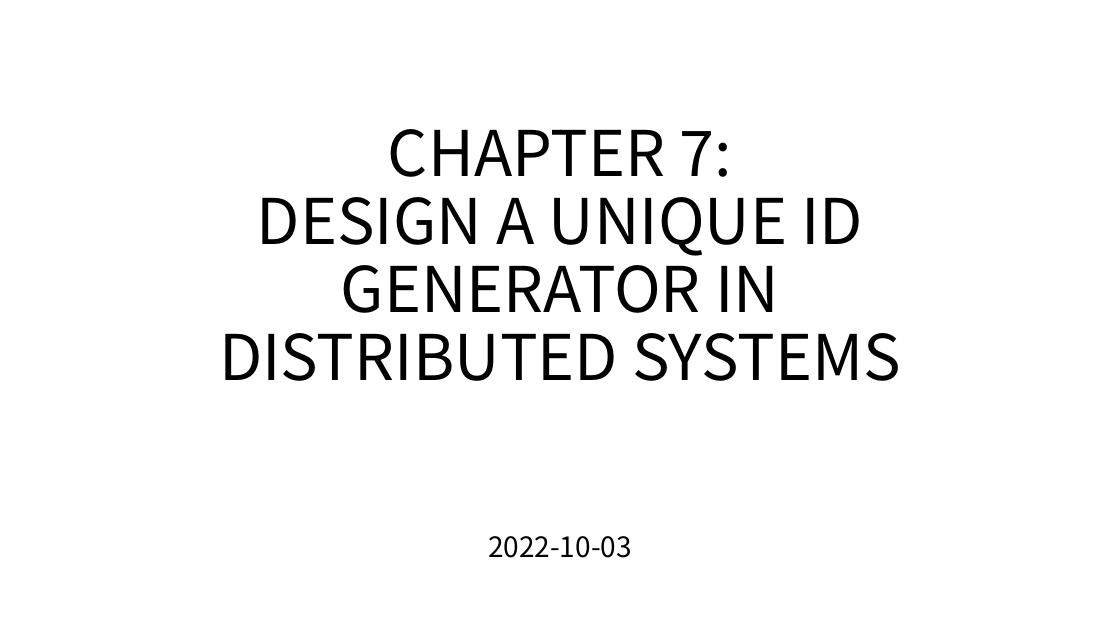
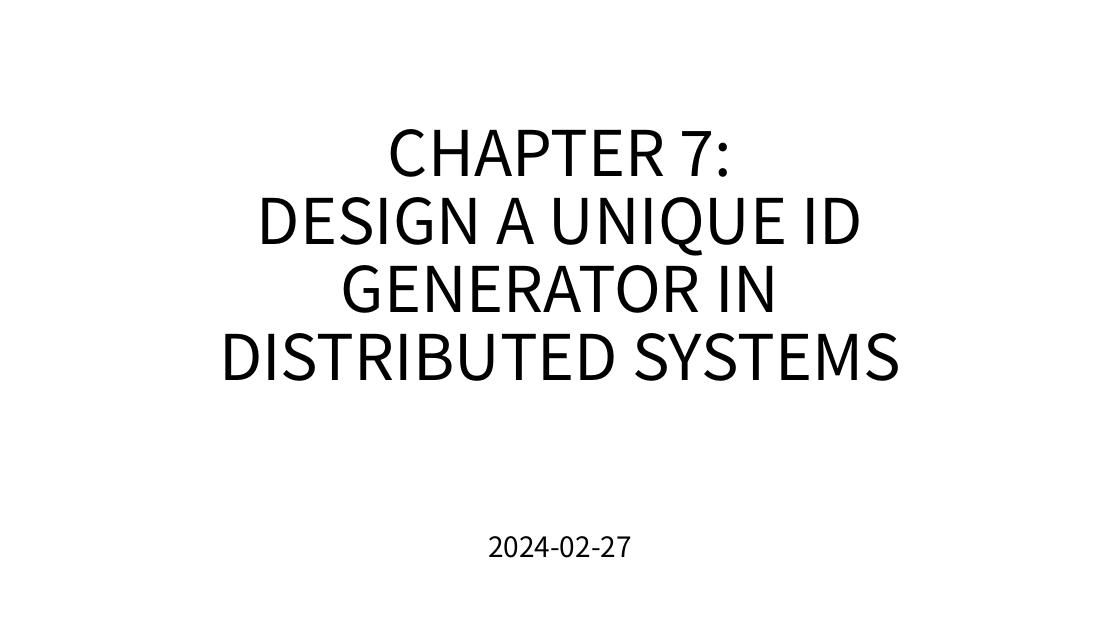
Before and after one commit to Vancouver-KDD/book-study, a slide deck: slide 1 of [Jason Yang] Wk 4 (Ch 7).pptx. Drawn at 1120x630 pixels with LibreOffice and Linux fonts; fonts in the diff are those of the drawing. Boxes give left, top, right and bottom in pixels: in the first picture for what was removed or moved away, otherwise in the second. Text is boxed around its words. In the diff, an @@ line names an element or a change of style, - is before the commit and + after.

Commit message:
added unique id generator for stateful and stateless system

```diff
--- a/[Jason Yang] Wk 4 (Ch 7).pptx
+++ b/[Jason Yang] Wk 4 (Ch 7).pptx
@@ subtitle at [488,536,632,558]: text changed @@
-2022-10-03
+2024-02-27
```
Also in this commit, not shown: 8 other slides changed, 3 slides added.
